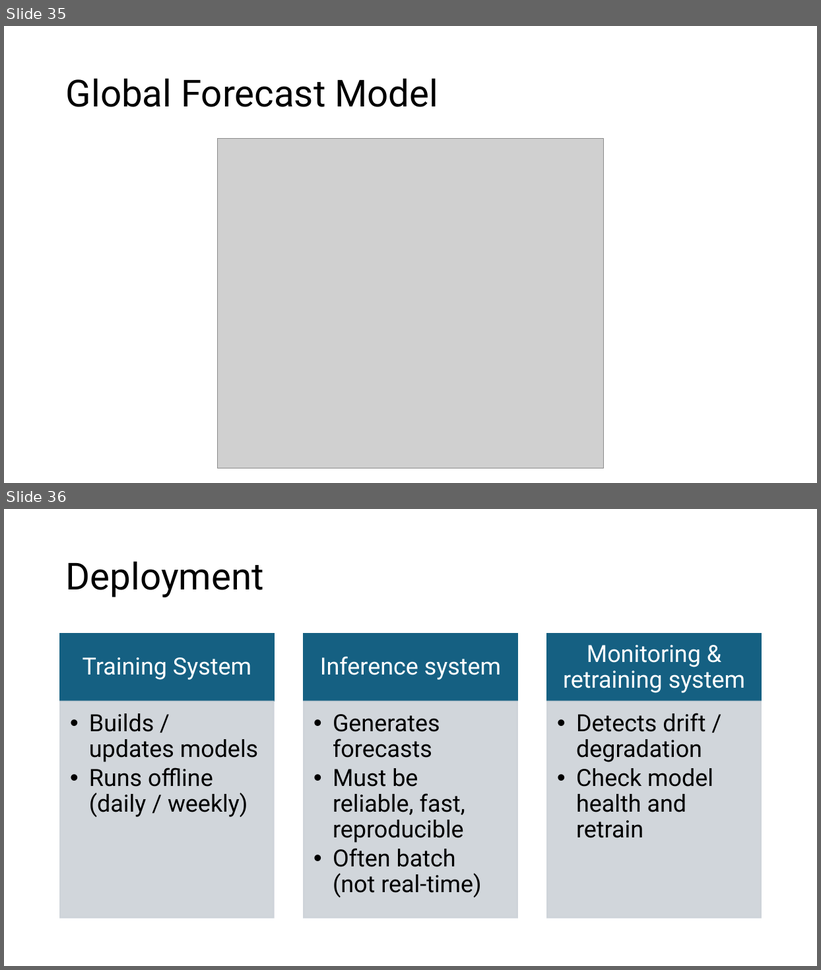
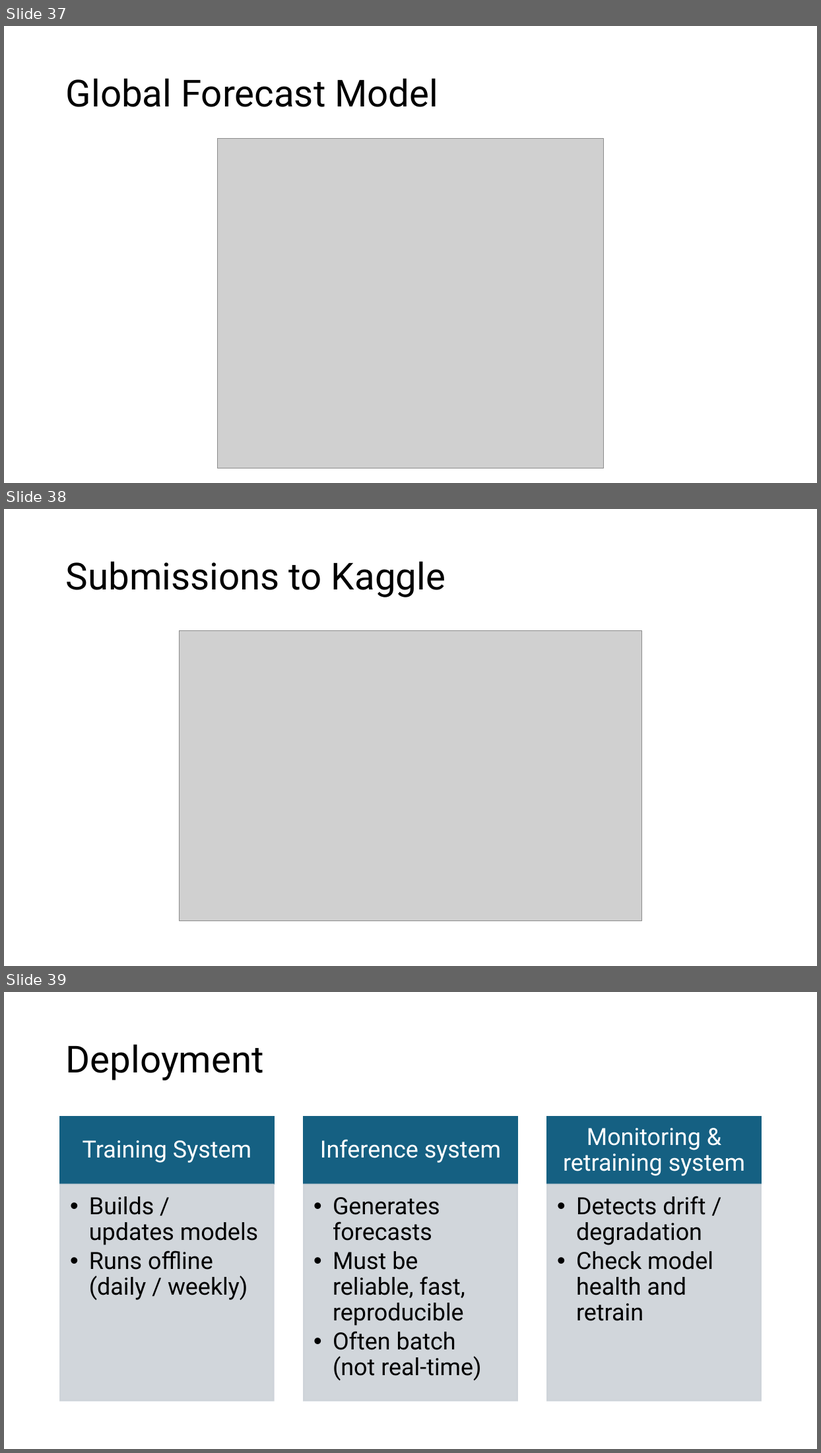
Before and after one commit to ashhadulislam/TSForecast_Kaggle_Corporacion_Favorita, a slide deck: TimeSeriesForecastingDemo.pptx. Shown one above the other, each under a label of ours: slides 35 and 36 before the commit, slides 37, 38 and 39 after it. The pictures are 821x970 and 821x1453 pixels, drawn with LibreOffice and Linux fonts; fonts in the diff are those of the drawing; grey boxes stand for pictures. Boxes give left, top, right and bottom in pixels: in the first picture for what was removed or moved away, otherwise in the second. Text is boxed around its words. In the diff, an @@ line names an element or a change of style, - is before the commit and + after.

```diff
--- a/TimeSeriesForecastingDemo.pptx
+++ b/TimeSeriesForecastingDemo.pptx
@@ slide 38 added at [4,509,817,966], background #FFFFFF @@
@@ title added at [66,561,446,597], 44 pt, text #000000 @@
+Submissions to Kaggle
@@ picture added at [180,631,642,921] @@
@@ what was slide 35 is now slide 37 @@
@@ what was slide 36 is now slide 39 @@
```
Also in this commit, not shown: 2 other slides added, 2 other files.
